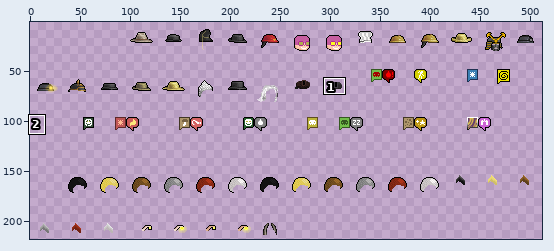
Sprite sheet -- gfx/ChibiUltica/ChibiTall.png. The picture above shows the old version from afar; the outline marks the close-up.
Close-up. Before the commit:
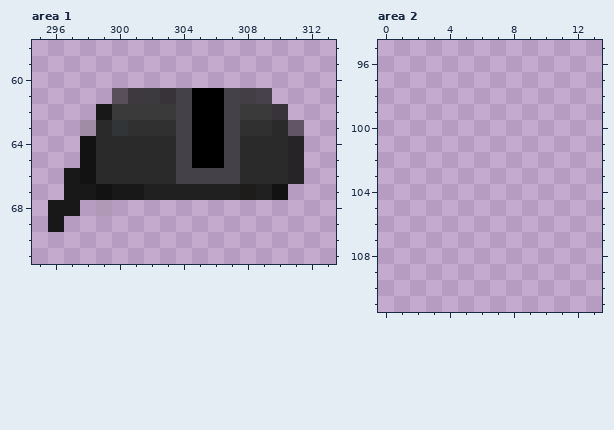
The file is 512x240 pixels. Pixels under 10% opacity are left out. Colours within 5 levels of each other are drawn and written as one. Shown: area 1: x 295..313, y 58..71; area 2: x 0..13, y 95..111. The old version is drawn lined up with the new one. The wide view leaves out empty margins. The commit also changed other parts of the picture, which this record leaves out.
And afterwards:
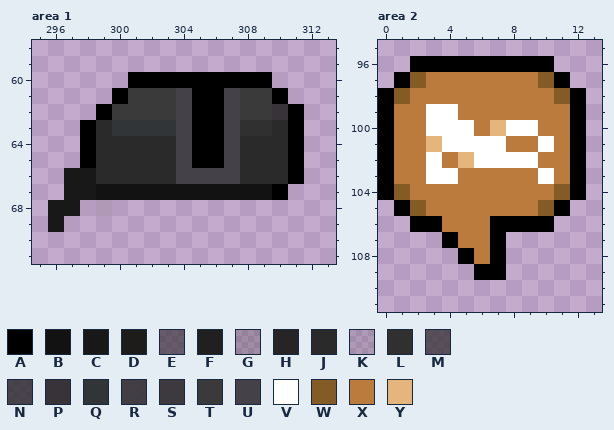
Palette (. is transparent): A #000000  B #121212  C #181818  D #1e1c1a  E #201f2191  F #202020  G #24222138  H #262427  J #2b2a2a  K #2c2c2c23  L #303030  M #333034be  N #333035d8  P #333035f8  Q #323538  R #373439ea  S #3a373cf9  T #3a3a3a  U #444148  V #ffffff  W #845a25  X #ba7b3c  Y #e5b67c
Difference:
drawings rearranged on the sheet (the old picture shows each at its new place; 12 dropped ones are not shown)
--- area 1
@@ x 295..313 @@
 59 ...................
-60 ...................
-61 .....MSSPUAAURN....
-62 ....CTTTTUAAUTTP...
-63 ...GJQLLLUAAULLJE..
-64 ...BJJJJJUAAUJJJH..
-65 ...BJJJJJUAAUJJJH..
-66 ..CBJJJJJUUUUJJJH..
-67 ..CCBCCFFFFFFDFB...
+60 ......AAAAAAAAA....
+61 .....ATTTUAAUTTA...
+62 ....ATTTTUAAUTTPA..
+63 ...AJQQQQUAAULLJA..
+64 ...AJJJJJUAAUJJJA..
+65 ...AJJJJJUAAUJJJA..
+66 ..CCJJJJJUUUUJJJA..
+67 ..CCBBBBBBBBBBBA...
 68 .CC.K..............
--- area 2
@@ x 0..13 @@
  95 ..............
- 96 ..............
- 97 ..............
- 98 ..............
- 99 ..............
-100 ..............
-101 ..............
-102 ..............
-103 ..............
-104 ..............
-105 ..............
-106 ..............
-107 ..............
-108 ..............
-109 ..............
+ 96 ..AAAAAAAAA...
+ 97 .AWXXXXXXXWA..
+ 98 AWXXXXXXXXXWA.
+ 99 AXXVVXXXXXXXA.
+100 AXXVVVXYVVXXA.
+101 AXXYVVVVXXVXA.
+102 AXXVXYVVVVXXA.
+103 AXXVVXXXXXVXA.
+104 AWXXXXXXXXXWA.
+105 .AWXXXXXXXWA..
+106 ..AAXXXAAAA...
+107 ....AXXA......
+108 .....AXA......
+109 ......AA......
 110 ..............
